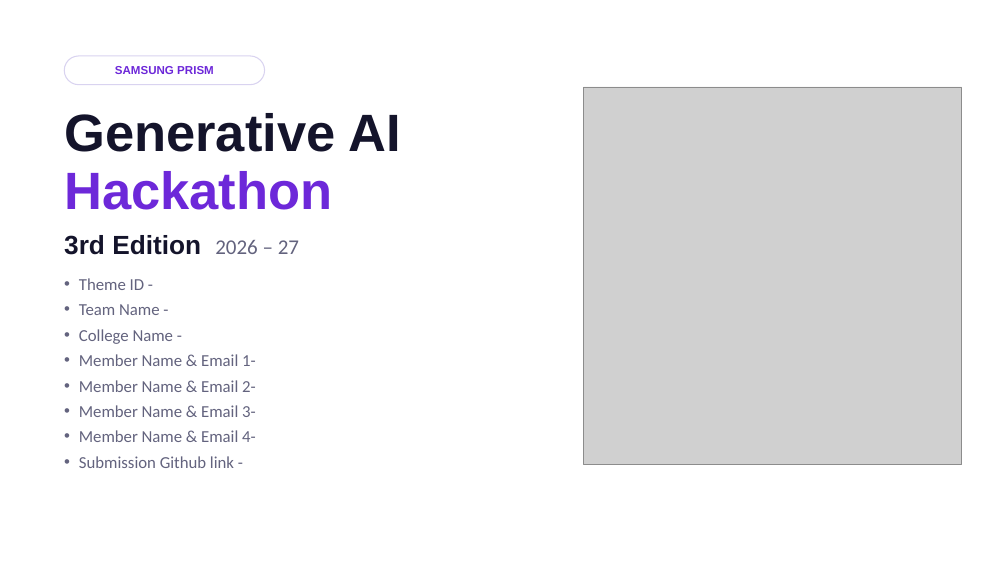
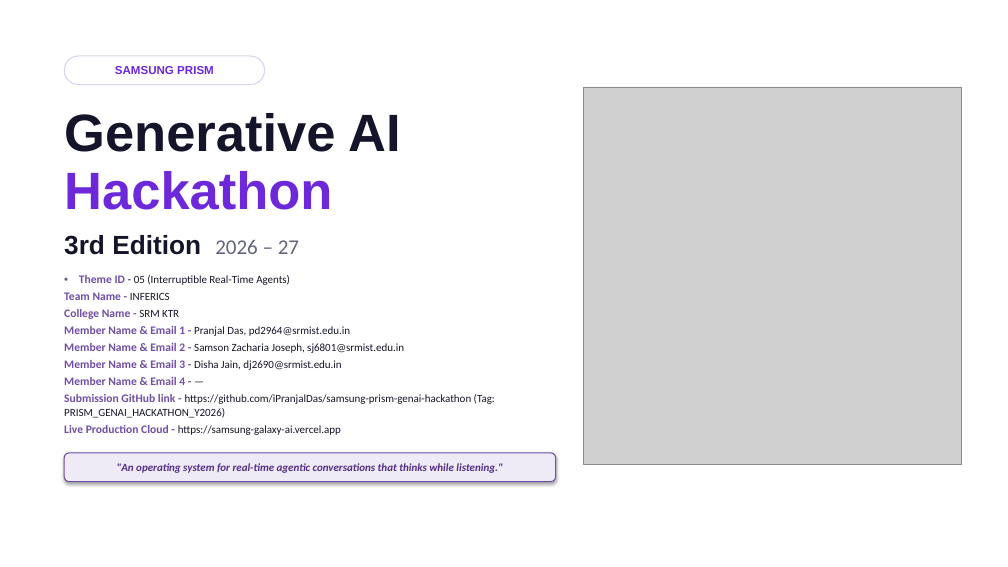
Before and after one commit to iPranjalDas/inferics-interruptible-ai-agents, a slide deck: slide 1 of CollegeName_TeamName_Submission.pptx. Drawn at 1008x567 pixels with LibreOffice and Linux fonts; fonts in the diff are those of the drawing; grey boxes stand for pictures. Boxes give left, top, right and bottom in pixels: in the first picture for what was removed or moved away, otherwise in the second. Text is boxed around its words. In the diff, an @@ line names an element or a change of style, - is before the commit and + after.

Commit message:
Final Verification: Sync all updated submission artifacts

```diff
--- a/CollegeName_TeamName_Submission.pptx
+++ b/CollegeName_TeamName_Submission.pptx
@@ text at box(64, 275, 495, 435): text changed; size 16 to 10.5 pt; text colour #63637E to #14142B @@
-• Theme ID -
-• Team Name -
-• College Name -
-• Member Name & Email 1-
-• Member Name & Email 2-
-• Member Name & Email 3-
-• Member Name & Email 4-
-• Submission Github link -
+• Theme ID - 05 (Interruptible Real-Time Agents)
+Team Name - INFERICS
+College Name - SRM KTR
+Member Name & Email 1 - Pranjal Das, pd2964@srmist.edu.in
+Member Name & Email 2 - Samson Zacharia Joseph, sj6801@srmist.edu.in
+Member Name & Email 3 - Disha Jain, dj2690@srmist.edu.in
+Member Name & Email 4 - —
+Submission GitHub link - https://github.com/iPranjalDas/samsung-prism-genai-hackathon (Tag: PRISM_GENAI_HACKATHON_Y2026)
+Live Production Cloud - https://samsung-galaxy-ai.vercel.app
@@ rounded rectangle added at box(64, 453, 556, 482), fill #EEEBF6, outline #704EA6 1 pt, 10.5 pt, text #522E88, bold, italic @@
+"An operating system for real-time agentic conversations that thinks while listening."
```
Also in this commit, not shown: 7 other slides changed, 4 slides added, 4 slides removed, 1 other file.
